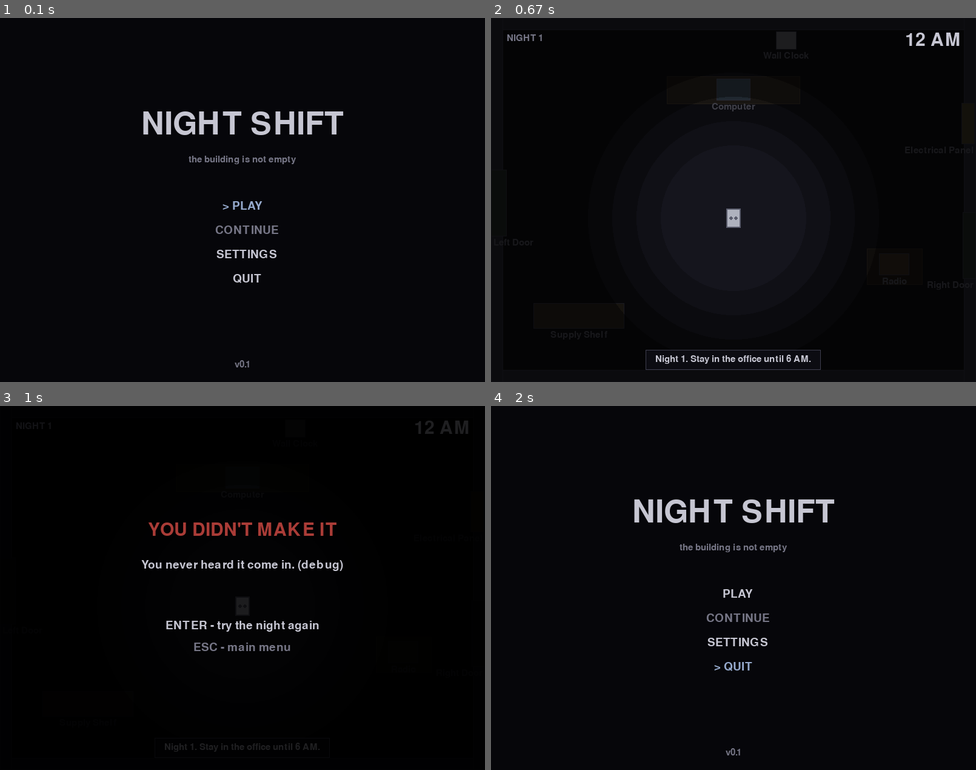
Above: before the commit, frames 1-4 (two rows, left to right).
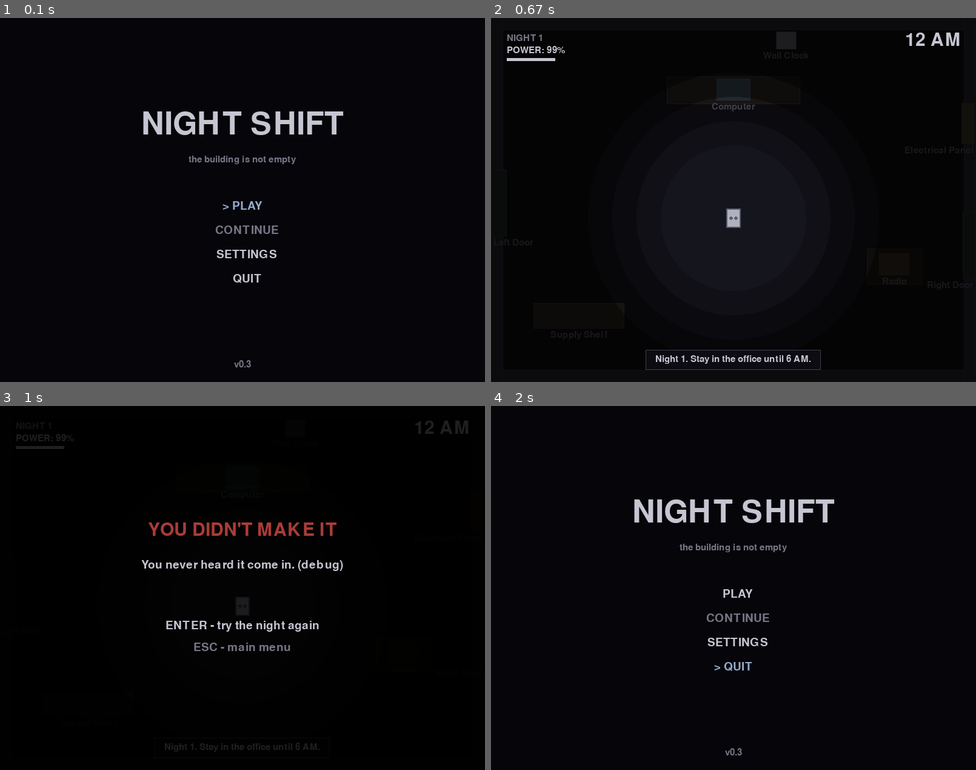
Above: after the commit, the same moments.

Repository: SagarXD-bit/Night-shift-usign-pygame
Game: pygame game, started from main.py
The game is run twice, just before and just after one commit, with the same random seed, the same clock (stepped at 60 frames per second) and the same inputs.
Inputs:
- Up to frame 1 (0.1 s): no input
- Up to frame 2 (0.67 s): tap Enter at 0.33 s
- Up to frame 3 (1 s): hold F9 from 0.67 s (still down); hold Up from 0.67 s (still down)
- Up to frame 4 (2 s): release F9 at 1.13 s; release Up at 1.13 s; hold Esc 1.17-1.63 s; hold Up from 1.67 s (still down)

The runs differ from the first frame. In frame 1, less than 0.1% of the frame differs, in the area x 48-52%, y 94-96%; in frame 2, 0.2%, in the area x 3-16%, y 7-12%; in frame 3, 0.2%; in frame 4, less than 0.1%.

Commit message:
adding camera and light features

Diff:
--- /dev/null
+++ b/game/cameras.py
@@ -0,0 +1,203 @@
+"""Security camera system (v0.2).
+
+Six cameras covering six rooms, each drawn as a grainy surveillance feed.
+Room layouts are pure data so later versions can easily add enemies, moving
+props, glitches, camera failures and fake footage without touching the
+rendering code.
+"""
+
+import random
+
+import pygame
+
+from settings import SCREEN_WIDTH, SCREEN_HEIGHT
+
+# CCTV palette -- deliberately unlike the office palette, so the interface
+# feels like a different machine.
+CCTV_BG = (8, 12, 9)
+CCTV_FLOOR = (26, 34, 27)
+CCTV_PROP = (44, 54, 45)
+CCTV_PROP_EDGE = (70, 84, 70)
+CCTV_TEXT = (150, 190, 150)
+CCTV_TEXT_DIM = (90, 120, 90)
+CCTV_FRAME = (38, 48, 39)
+CCTV_REC = (200, 60, 50)
+
+# Area of the screen the room itself is drawn in.
+VIEW = pygame.Rect(60, 90, 680, 390)
+
+SWITCH_FLASH_TIME = 0.18  # seconds of heavy static after changing camera
+
+# Props are ("rect", (x, y, w, h), label) or ("circle", (x, y, r), label).
+CAMERA_DEFS = [
+    {
+        "id": 1, "name": "RECEPTION",
+        "props": [
+            ("rect", (300, 150, 200, 50), "FRONT DESK"),
+            ("circle", (250, 260, 18), "CHAIR"),
+            ("circle", (330, 260, 18), "CHAIR"),
+            ("rect", (520, 140, 40, 40), "PLANT"),
+            ("rect", (140, 380, 160, 30), "BENCH"),
+        ],
+    },
+    {
+        "id": 2, "name": "MAIN HALL",
+        "props": [
+            ("rect", (90, 230, 60, 120), "VENDING"),
+            ("rect", (360, 300, 140, 30), "BENCH"),
+            ("rect", (640, 100, 30, 80), "DOOR N."),
+            ("rect", (640, 390, 30, 80), "DOOR S."),
+        ],
+    },
+    {
+        "id": 3, "name": "STORAGE",
+        "props": [
+            ("rect", (120, 130, 80, 60), "BOXES"),
+            ("rect", (220, 130, 80, 60), "BOXES"),
+            ("rect", (120, 210, 80, 60), "BOXES"),
+            ("rect", (430, 150, 100, 90), "SHELF"),
+            ("rect", (430, 270, 100, 90), "SHELF"),
+            ("rect", (600, 340, 70, 70), "CRATE"),
+        ],
+    },
+    {
+        "id": 4, "name": "BACK HALL EAST",
+        "props": [
+            ("rect", (150, 110, 300, 26), "LOCKERS"),
+            ("rect", (520, 380, 70, 60), "CRATE"),
+            ("rect", (90, 300, 40, 100), "DOOR W."),
+        ],
+    },
+    {
+        "id": 5, "name": "ELECTRICAL",
+        "props": [
+            ("rect", (300, 170, 45, 110), "GENERATOR"),
+            ("rect", (120, 120, 40, 140), "PANELS"),
+            ("rect", (180, 120, 40, 140), "PANELS"),
+            ("rect", (560, 130, 80, 40), "DANGER"),
+        ],
+    },
+    {
+        "id": 6, "name": "BASEMENT",
+        "props": [
+            ("rect", (60, 96, 680, 14), "PIPES"),
+            ("rect", (60, 122, 680, 10), "PIPES"),
+            ("circle", (220, 300, 55), "BOILER"),
+            ("rect", (520, 320, 90, 70), "BOXES"),
+            ("rect", (640, 150, 60, 90), "???"),
+        ],
+    },
+]
+
+
+class CameraSystem:
+    """The CCTV interface opened from the office computer."""
+
+    def __init__(self):
+        self.is_open = False
+        self.index = 0
+        self.flash = 0.0   # burst of heavy static right after switching
+        self._blink = 0.0  # drives the blinking REC dot
+        self._scanlines = None  # built once, reused every frame
+
+    # ---------------------------------------------------------------- state
+
+    def open(self):
+        self.is_open = True
+        self.flash = SWITCH_FLASH_TIME
+
+    def close(self):
+        self.is_open = False
+
+    @property
+    def current(self):
+        return CAMERA_DEFS[self.index]
+
+    def handle_key(self, key):
+        if key in (pygame.K_ESCAPE, pygame.K_e, pygame.K_TAB):
+            self.close()
+            return
+        new_index = self.index
+        if pygame.K_1 <= key <= pygame.K_6:
+            new_index = key - pygame.K_1
+        elif key in (pygame.K_LEFT, pygame.K_a):
+            new_index = (self.index - 1) % len(CAMERA_DEFS)
+        elif key in (pygame.K_RIGHT, pygame.K_d):
+            new_index = (self.index + 1) % len(CAMERA_DEFS)
+        if new_index != self.index:
+            self.index = new_index
+            self.flash = SWITCH_FLASH_TIME
+
+    def update(self, dt):
+        if self.flash > 0:
+            self.flash -= dt
+        self._blink += dt
+
+    # ------------------------------------------------------------------ draw
+
+    def draw(self, surface, font_sm, font_md, time_text):
+        surface.fill(CCTV_BG)
+        cam = self.current
+        self._draw_room(surface, cam, font_sm)
+        self._draw_noise(surface)
+        self._draw_scanlines(surface)
+        self._draw_frame(surface, cam, font_sm, font_md, time_text)
+
+    def _draw_room(self, surface, cam, font):
+        pygame.draw.rect(surface, CCTV_FLOOR, VIEW)
+        for shape, data, label in cam["props"]:
+            if shape == "rect":
+                rect = pygame.Rect(data)
+                pygame.draw.rect(surface, CCTV_PROP, rect)
+                pygame.draw.rect(surface, CCTV_PROP_EDGE, rect, 1)
+                lx, ly = rect.centerx, rect.bottom + 4
+            else:
+                pygame.draw.circle(surface, CCTV_PROP, data[:2], data[2])
+                pygame.draw.circle(surface, CCTV_PROP_EDGE, data[:2], data[2], 1)
+                lx, ly = data[0], data[1] + data[2] + 4
+            text = font.render(label, True, CCTV_TEXT_DIM)
+            surface.blit(text, (lx - text.get_width() // 2, ly))
+
+    def _draw_noise(self, surface):
+        density = 900 if self.flash > 0 else 250
+        for _ in range(density):
+            x = random.randint(VIEW.left, VIEW.right - 1)
+            y = random.randint(VIEW.top, VIEW.bottom - 1)
+            shade = random.randint(40, 140)
+            surface.set_at((x, y), (shade, shade + 10, shade))
+
+    def _draw_scanlines(self, surface):
+        if self._scanlines is None:
+            s = pygame.Surface((SCREEN_WIDTH, SCREEN_HEIGHT), pygame.SRCALPHA)
+            for y in range(0, SCREEN_HEIGHT, 3):
+                pygame.draw.line(s, (0, 0, 0, 60), (0, y), (SCREEN_WIDTH, y))
+            self._scanlines = s
+        surface.blit(self._scanlines, (0, 0))
+
+    def _draw_frame(self, surface, cam, font_sm, font_md, time_text):
+        # Header: camera id/name, current game time, blinking REC dot.
+        title = font_md.render(f"CAM {cam['id']:02d} // {cam['name']}", True, CCTV_TEXT)
+        surface.blit(title, (VIEW.left, 40))
+        clock = font_md.render(time_text, True, CCTV_TEXT)
+        surface.blit(clock, (VIEW.right - clock.get_width(), 40))
+        if self._blink % 1.0 < 0.6:
+            pygame.draw.circle(surface, CCTV_REC, (VIEW.left + 8, 70), 5)
+            rec = font_sm.render("REC", True, CCTV_REC)
+            surface.blit(rec, (VIEW.left + 20, 62))
+
+        pygame.draw.rect(surface, CCTV_FRAME, VIEW, 2)
+
+        # Footer: camera selector buttons + controls help.
+        y = 510
+        x = VIEW.left
+        for i, c in enumerate(CAMERA_DEFS):
+            text = font_sm.render(f" {c['id']} ", True,
+                                  CCTV_BG if i == self.index else CCTV_TEXT)
+            box = pygame.Rect(x, y, text.get_width() + 10, 26)
+            pygame.draw.rect(surface, CCTV_TEXT if i == self.index else CCTV_FRAME, box)
+            pygame.draw.rect(surface, CCTV_FRAME, box, 1)
+            surface.blit(text, (x + 5, y + 5))
+            x += box.width + 8
+        help_text = font_sm.render("1-6 select    <-/-> cycle    E / ESC close",
+                                   True, CCTV_TEXT_DIM)
+        surface.blit(help_text, (VIEW.right - help_text.get_width(), y + 4))
--- a/game/game.py
+++ b/game/game.py
@@ -4,13 +4,16 @@
     SCREEN_WIDTH, SCREEN_HEIGHT, FPS, TITLE,
     SECONDS_PER_GAME_HOUR, GAME_HOUR_OPTIONS,
     INTERACT_RANGE, MESSAGE_DURATION,
+    POWER_MAX, POWER_LOW,
     COLOR_BG, COLOR_TEXT, COLOR_TEXT_DIM, COLOR_ACCENT,
     COLOR_PANEL, COLOR_DANGER,
-    DARKNESS_ALPHA, LIGHT_STEPS,
+    DARKNESS_ALPHA, LIGHT_STEPS, BLACKOUT_ALPHA, BLACKOUT_LIGHT_STEPS,
 )
+from game.cameras import CameraSystem
 from game.clock import GameClock
 from game.office import Office
 from game.player import Player
+from game.power import PowerSystem
 
 
 class Game:
@@ -42,6 +45,8 @@
         self.seconds_per_hour = SECONDS_PER_GAME_HOUR
 
         self.office = Office()
+        self.cameras = CameraSystem()
+        self.power = PowerSystem()
         self.player = None
         self.game_clock = None
 
@@ -73,9 +78,17 @@
     def _update(self, dt):
         if self.state != self.STATE_PLAYING:
             return
-        keys = pygame.key.get_pressed()
-        self.player.update(dt, keys, self.office.walls)
+        if self.cameras.is_open:
+            # Time keeps passing while the player watches the monitors.
+            self.cameras.update(dt)
+        else:
+            keys = pygame.key.get_pressed()
+            self.player.update(dt, keys, self.office.walls)
         self.game_clock.update(dt)
+        had_power = self.power.has_power
+        self.power.update(dt, self.cameras.is_open)
+        if had_power and not self.power.has_power:
+            self._on_blackout()
         if self.message_timer > 0:
             self.message_timer -= dt
             if self.message_timer <= 0:
@@ -141,6 +154,9 @@
             self.state = self.previous_state
 
     def _key_playing(self, key):
+        if self.cameras.is_open:
+            self.cameras.handle_key(key)  # ESC/E closes the CCTV first
+            return
         if key == pygame.K_ESCAPE:
             self.state = self.STATE_PAUSED
         elif key == pygame.K_e:
@@ -192,6 +208,8 @@
     def start_night(self):
         self.player = Player(400, 330)
         self.game_clock = GameClock(self.seconds_per_hour)
+        self.power = PowerSystem()
+        self.cameras.close()
         self.message = ""
         self.message_timer = 0.0
         self.pause_index = 0
@@ -202,6 +220,12 @@
         self.death_cause = cause
         self.state = self.STATE_GAME_OVER
 
+    def _on_blackout(self):
+        self.cameras.close()
+        self._show_message(
+            "The power dies. Somewhere in the walls, the building groans."
+        )
+
     def _show_message(self, text):
         self.message = text
         self.message_timer = MESSAGE_DURATION
@@ -210,7 +234,12 @@
         near = self._nearest_interactable()
         if near is None:
             return
-        if near.name == "Wall Clock":
+        if near.name == "Computer":
+            if self.power.has_power:
+                self.cameras.open()
+            else:
+                self._show_message("The computer is dead. The building has no power.")
+        elif near.name == "Wall Clock":
             self._show_message(
                 f"The clock reads {self.game_clock.display}. Sunrise at 6 AM. "
                 "The second hand ticks a little too loudly."
@@ -255,13 +284,24 @@
         self.player.draw(self.screen)
         self._draw_darkness()
         self._draw_hud()
+        if self.cameras.is_open:
+            # The CCTV feed covers the whole screen: a different machine.
+            self.cameras.draw(self.screen, self.font_sm, self.font_md,
+                              self.game_clock.display)
 
     def _draw_darkness(self):
-        """Soft pool of light around the player; the rest of the office is dim."""
+        """Soft pool of light around the player; the rest of the office is dim.
+
+        With no power the pool shrinks to almost nothing.
+        """
+        if self.power.has_power:
+            alpha, steps = DARKNESS_ALPHA, LIGHT_STEPS
+        else:
+            alpha, steps = BLACKOUT_ALPHA, BLACKOUT_LIGHT_STEPS
         overlay = pygame.Surface((SCREEN_WIDTH, SCREEN_HEIGHT), pygame.SRCALPHA)
-        overlay.fill((0, 0, 0, DARKNESS_ALPHA))
+        overlay.fill((0, 0, 0, alpha))
         px, py = self.player.rect.center
-        for radius, alpha in LIGHT_STEPS:
+        for radius, alpha in steps:
             pygame.draw.circle(overlay, (0, 0, 0, alpha), (px, py), radius)
         self.screen.blit(overlay, (0, 0))
 
@@ -271,12 +311,23 @@
         clock_label = self.font_lg.render(self.game_clock.display, True, COLOR_TEXT)
         self.screen.blit(clock_label, (SCREEN_WIDTH - clock_label.get_width() - 26, 22))
 
+        # Power readout + bar; red when running low.
+        low = self.power.percent < POWER_LOW
+        power_color = COLOR_DANGER if low else COLOR_TEXT
+        power_label = self.font_sm.render(f"POWER: {self.power.percent}%", True, power_color)
+        self.screen.blit(power_label, (26, 46))
+        bar = pygame.Rect(26, 66, 80, 5)
+        pygame.draw.rect(self.screen, (50, 50, 64), bar)
+        fill = round(bar.width * self.power.level / POWER_MAX)
+        if fill > 0:
+            pygame.draw.rect(self.screen, power_color, (bar.x, bar.y, fill, bar.height))
+
         if self.message:
             self._draw_message_box(self.message, COLOR_TEXT)
         else:
             near = self._nearest_interactable()
             if near:
-                self._draw_message_box(f"[E]  Inspect {near.name}", COLOR_ACCENT)
+                self._draw_message_box(f"[E]  {near.prompt}", COLOR_ACCENT)
 
     def _draw_message_box(self, text, color):
         lines = self._wrap(text, self.font_sm, SCREEN_WIDTH - 220)
@@ -323,7 +374,7 @@
                 color = COLOR_ACCENT if i == self.menu_index else COLOR_TEXT
             prefix = "> " if i == self.menu_index and enabled else "   "
             self._centered(prefix + label, 300 + i * 40, self.font_md, color)
-        self._centered("v0.1", SCREEN_HEIGHT - 36, self.font_sm, COLOR_TEXT_DIM)
+        self._centered("v0.3", SCREEN_HEIGHT - 36, self.font_sm, COLOR_TEXT_DIM)
 
     def _draw_settings(self):
         self._centered("SETTINGS", 140, self.font_lg, COLOR_TEXT)
--- a/game/office.py
+++ b/game/office.py
@@ -11,11 +11,12 @@
 class Interactable:
     """Something the player can inspect with E. Does not block movement."""
 
-    def __init__(self, name, rect, description, color):
+    def __init__(self, name, rect, description, color, prompt=None):
         self.name = name
         self.rect = pygame.Rect(rect)
         self.description = description
         self.color = color
+        self.prompt = prompt or f"Inspect {name}"
 
     def draw(self, surface, font, highlighted=False):
         pygame.draw.rect(surface, self.color, self.rect)
@@ -58,9 +59,9 @@
         self.interactables = [
             Interactable(
                 "Computer", (372, 100, 56, 36),
-                "The security computer hums quietly. A sticky note on the "
-                "monitor reads: 'Cameras arrive Thursday. Don't stay past 6.'",
+                "The security computer hums quietly.",  # unused: E opens the CCTV
                 (62, 76, 92),
+                prompt="Use Computer (security cameras)",
             ),
             Interactable(
                 "Wall Clock", (470, 22, 34, 30),
--- /dev/null
+++ b/game/power.py
@@ -0,0 +1,29 @@
+"""Building power system (v0.3).
+
+Power drains every second (normal office operation) and faster while the
+CCTV is open. Doors, lights and emergency systems will add their own drain
+rates in later versions -- every rate lives in settings.py, never hard-coded.
+"""
+
+from settings import POWER_MAX, POWER_BASE_DRAIN, POWER_CAMERA_DRAIN
+
+
+class PowerSystem:
+    def __init__(self):
+        self.level = POWER_MAX
+
+    @property
+    def has_power(self):
+        return self.level > 0.0
+
+    @property
+    def percent(self):
+        return int(self.level)
+
+    def update(self, dt, cameras_open):
+        if self.level <= 0.0:
+            return
+        drain = POWER_BASE_DRAIN
+        if cameras_open:
+            drain += POWER_CAMERA_DRAIN
+        self.level = max(0.0, self.level - drain * dt)
--- a/settings.py
+++ b/settings.py
@@ -26,6 +26,19 @@
 INTERACT_RANGE = 60      # pixels between player centre and an object's edge
 MESSAGE_DURATION = 5.0   # seconds an interaction message stays on screen
 
+# --- Power system (all rates are % per second) ---
+POWER_MAX = 100.0
+POWER_BASE_DRAIN = 0.15    # always: normal office operation
+POWER_CAMERA_DRAIN = 0.30  # extra while the CCTV is open
+POWER_LOW = 25             # HUD warning colour below this
+
+# --- Darkness overlay around the player (radius, alpha), drawn big -> small ---
+DARKNESS_ALPHA = 205
+LIGHT_STEPS = ((240, 170), (200, 120), (160, 60), (120, 0))
+# When the power dies the office goes almost pitch black.
+BLACKOUT_ALPHA = 235
+BLACKOUT_LIGHT_STEPS = ((60, 150), (36, 0))
+
 # --- Colours ---
 COLOR_BG = (6, 6, 10)
 COLOR_FLOOR = (21, 21, 29)
@@ -39,7 +52,3 @@
 COLOR_ACCENT = (150, 170, 205)
 COLOR_PANEL = (12, 12, 18)
 COLOR_DANGER = (170, 60, 55)
-
-# --- Darkness overlay around the player (radius, alpha), drawn big -> small ---
-DARKNESS_ALPHA = 205
-LIGHT_STEPS = ((240, 170), (200, 120), (160, 60), (120, 0))
